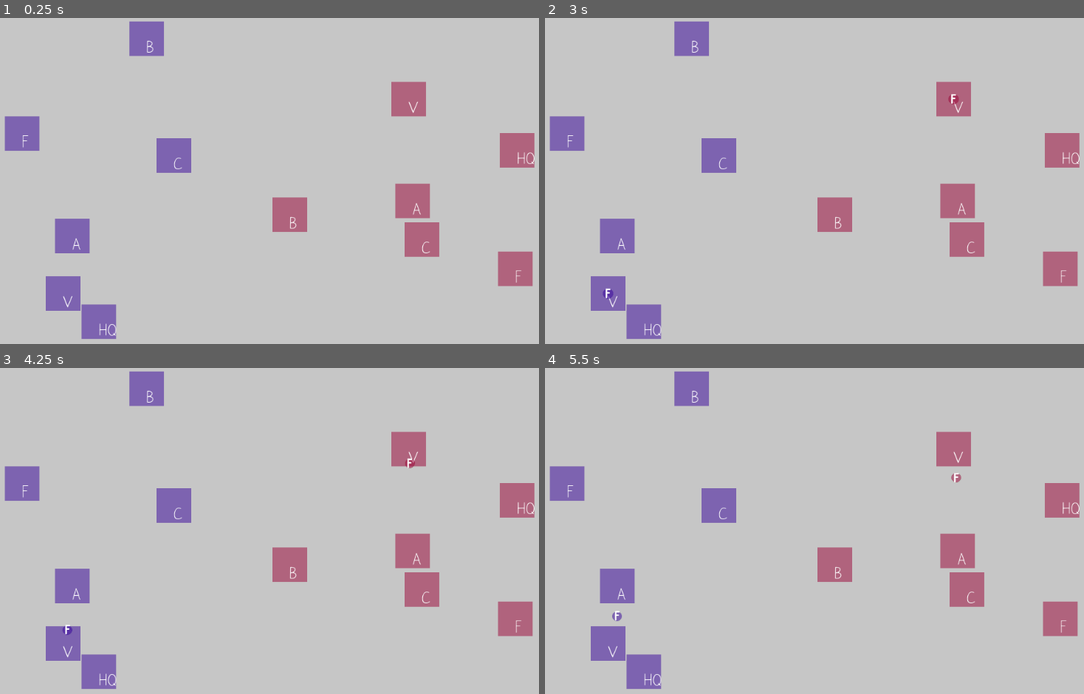
Above: before the commit, frames 1-4 (two rows, left to right).
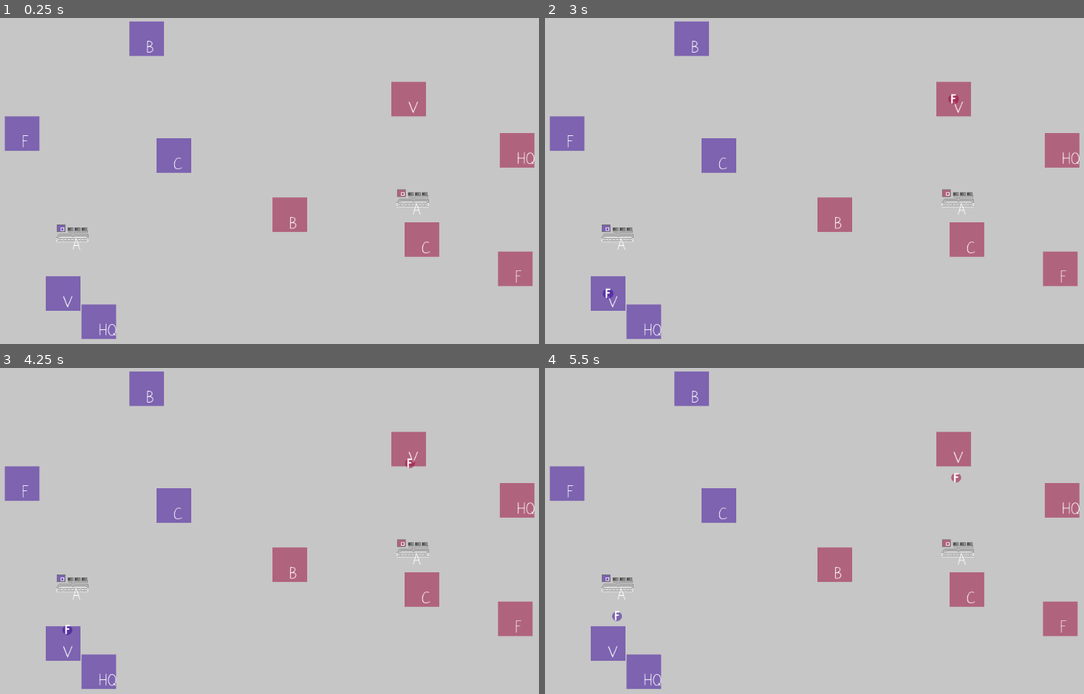
Above: after the commit, the same moments.

Repository: rojekabc/godot-rescue-from-sky
Game: Godot game, scene res://Scenes/World.tscn
The game is run twice, just before and just after one commit, with the same random seed, the same clock (stepped at 60 frames per second) and the same inputs.
Inputs (mouse positions are in pixels of both pictures, inside the frame that each line leads up to):
- Up to frame 1 (0.25 s): no input
- Up to frame 2 (3 s): tap Enter at 0.5, 2 s; move the mouse to (943, 174) at 0.52 s; click (943, 174) at 0.67 s; tap Space at 1.25, 2.75 s; move the mouse to (695, 207) at 1.27 s; click (695, 207) at 1.42 s; move the mouse to (873, 115) at 2.02 s; click (873, 115) at 2.17 s; move the mouse to (782, 259) at 2.77 s; click (782, 259) at 2.92 s
- Up to frame 3 (4.25 s): tap Enter at 3.5 s; move the mouse to (441, 592) at 3.52 s; click (441, 592) at 3.67 s
- Up to frame 4 (5.5 s): move the mouse to (636, 488) at 4.27 s; click (636, 488) at 4.42 s; tap Space at 5 s; move the mouse to (841, 540) at 5.02 s; click (841, 540) at 5.17 s

The runs differ from the first frame. In frame 1, 1.4% of the frame differs, in the area x 10-80%, y 50-73%; in frame 2, 1.4%; in frame 3, 1.4%; in frame 4, 1.4%.

Commit message:
Issue #24. Airport sprite

Diff:
--- a/Scenes/World.tscn
+++ b/Scenes/World.tscn
@@ -264,7 +264,11 @@
 	structure.visible = true
 	structure.ownerIdx = ownerIdx
 	structure.random_position(ownerIdx)
-	structure.get_node('Sprite').material = Game.playerDefinitions[ownerIdx].structureMaterial
+	if structure.type == Game.STRUCTURE.AIRPORT:
+		structure.get_node('Sprite').texture = load('res://Resources/StructureAirport.png')
+		structure.get_node('Sprite').material = Game.playerDefinitions[ownerIdx].armyMaterial
+	else:
+		structure.get_node('Sprite').material = Game.playerDefinitions[ownerIdx].structureMaterial
 	return structure
 
 func _airplane_create(ownerIdx, type):
Binary file added: Resources/StructureAirport.png
